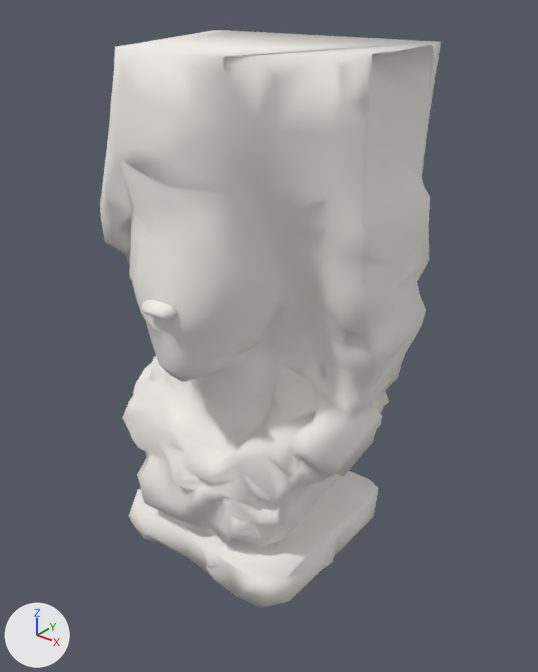
An edit to the glTF model eidolon-world/assets/models/props/kit_face5.glb, drawn before and after from the same camera.
Camera for both pictures: a 50 mm lens placed at (0.47, -0.542, 0.606), pointed at (0.026, 0.013, 0.262). The axes (+X, +Y, +Z) are drawn at lower left. The lights are the same throughout. The older version comes first.

Objects in the first picture: 'face5'.
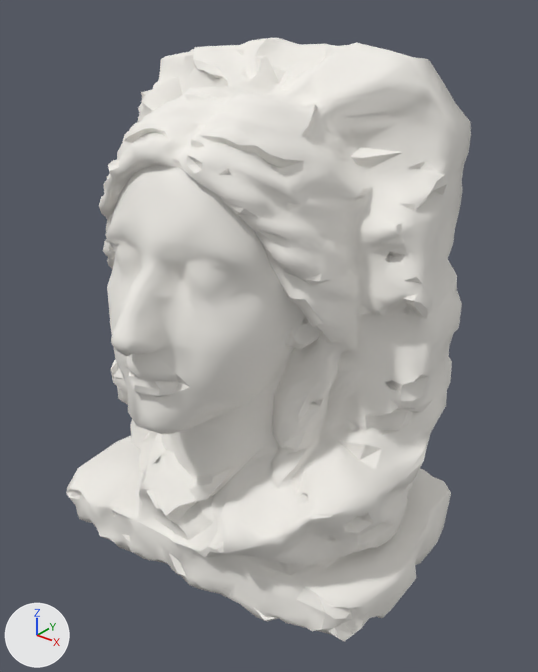
Location of each change, [x1, y1, x2, y2] in pixels of the pictures (538 x 672 px):
```json
{"object": "face5", "change": "reshaped", "before": [100, 30, 441, 608], "after": [66, 38, 471, 642], "on screen": "19% wider"}
{"part": 1, "of": "me_geometry_0", "change": "rebuilt", "before": [100, 30, 441, 608], "after": [66, 38, 471, 642], "on screen": "19% wider"}
{"part": 2, "of": "me_geometry_0", "change": "deleted", "before": [141, 299, 281, 321]}
```

Edits to the scene script, one JSON object a line:
```json
{"block": "me_geometry_0", "where": "# used by ob_face5; location = (0.0, 0.0, 0.0)"}
{"op": "remove", "block": "me_geometry_0", "code": "me_geometry_0.from_pydata(...)  # 921 vertices, 1791 faces; spans x -0.164..0.163, y -0.138..0.136, z 0.0..0.55"}
{"op": "add", "block": "me_geometry_0", "code": "me_geometry_0.from_pydata(...)  # 3036 vertices, 5999 faces; spans x -0.217..0.217, y -0.176..0.176, z 0.0..0.55"}
{"block": "me_geometry_0", "change": "me_geometry_0 part 1: the loose piece of 888 vertices spanning x -0.164..0.163, y -0.127..0.136, z 0.0..0.55 is rebuilt with 2947 vertices and now spans x -0.217..0.217, y -0.176..0.176, z 0.0..0.55"}
{"block": "me_geometry_0", "change": "me_geometry_0 part 2: 6 loose pieces with 33 vertices, spanning x -0.138..0.088, y -0.138..0.034, z 0.027..0.369, are deleted"}
{"block": "me_geometry_0", "change": "other edits to the shape of me_geometry_0 do not show in these pictures"}
```
